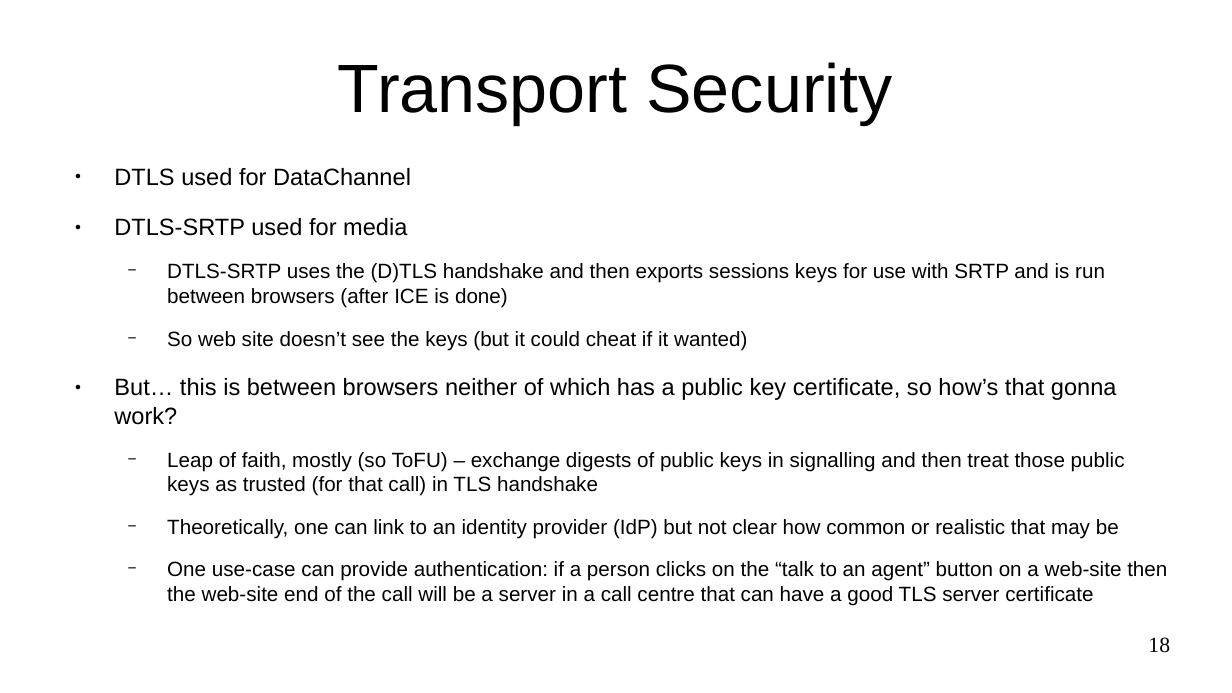
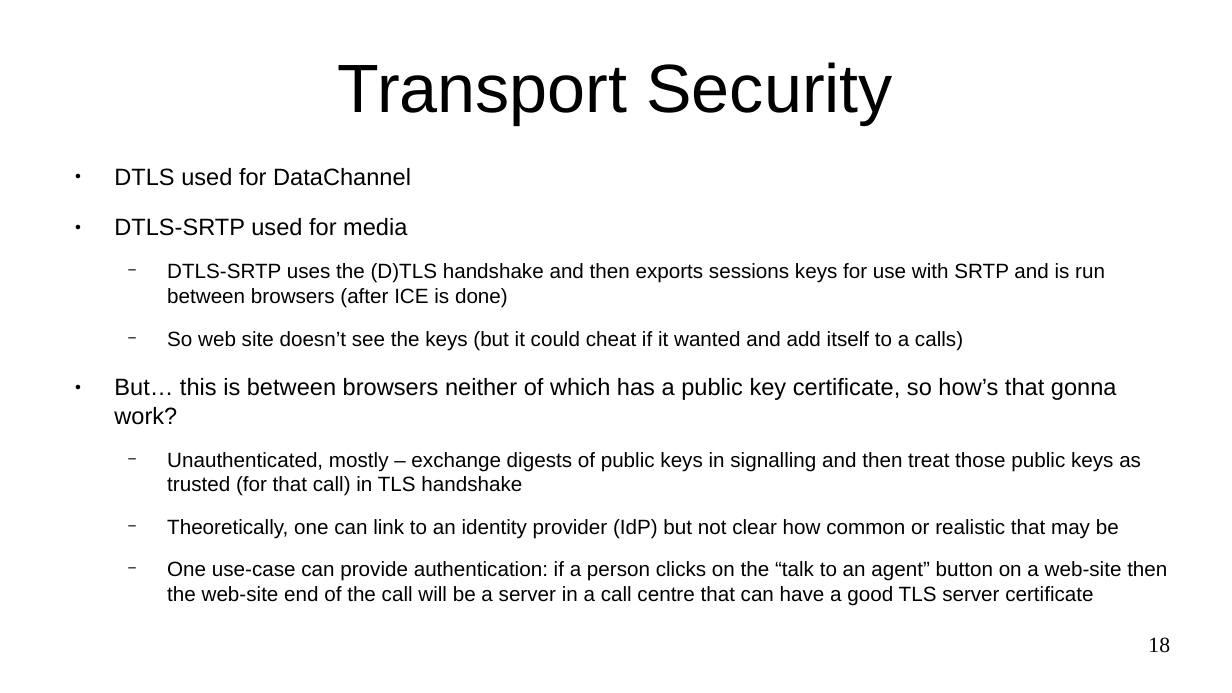
Before and after one commit to sftcd/cs7053, a slide deck: slide 18 of 2016lectures/12-webrtc.odp. Drawn at 1232x693 pixels with LibreOffice and Linux fonts; fonts in the diff are those of the drawing. Boxes give left, top, right and bottom in pixels: in the first picture for what was removed or moved away, otherwise in the second. Text is boxed around its words. In the diff, an @@ line names an element or a change of style, - is before the commit and + after.

```diff
--- a/2016lectures/12-webrtc.odp
+++ b/2016lectures/12-webrtc.odp
@@ text at <box>167,331,963,350</box>: text changed @@
-  − So web site doesn’t see the keys (but it could cheat if it wanted)
+  − So web site doesn’t see the keys (but it could cheat if it wanted and add itself to a calls)
@@ text at <box>167,452,1141,496</box>: text changed @@
-  − Leap of faith, mostly (so ToFU) – exchange digests of public keys in signalling and then treat those public keys as trusted (for that call) in TLS handshake
+  − Unauthenticated, mostly – exchange digests of public keys in signalling and then treat those public keys as trusted (for that call) in TLS handshake
```
Also in this commit, not shown: 2 other slides changed, 2 slides added, 2 other files.
